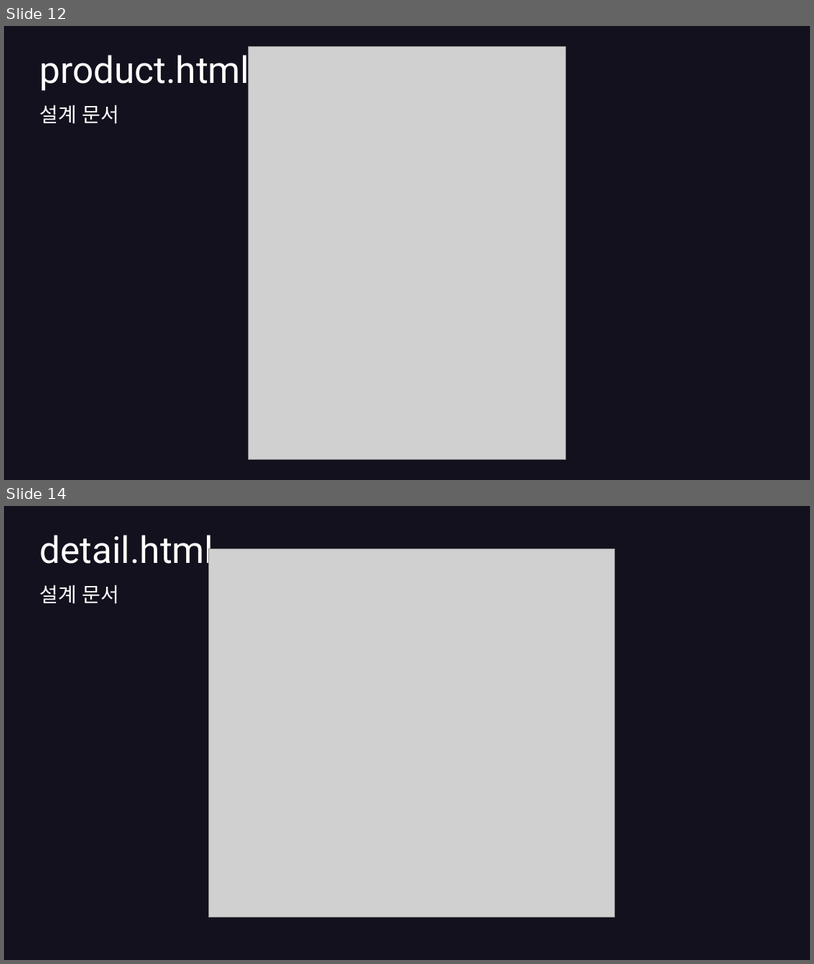
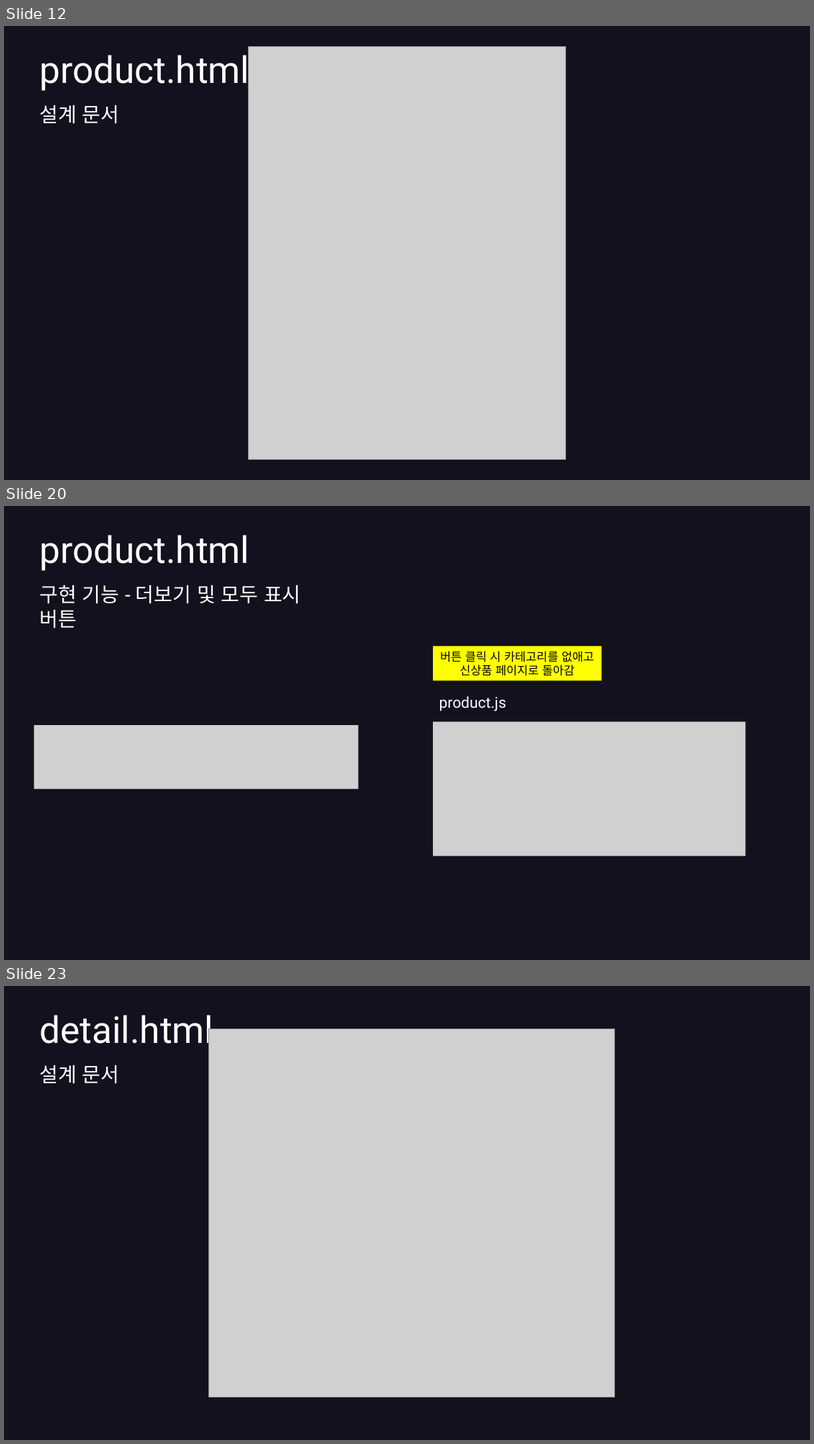
Before and after one commit to hyunkyumlee/FrontProject, a slide deck: 발표 자료/푸마_발표ppt.pptx. Shown one above the other, each under a label of ours: slides 12 and 14 before the commit, slides 12, 20 and 23 after it; the slides between them are not shown. The pictures are 814x964 and 814x1444 pixels, drawn with LibreOffice and Linux fonts; fonts in the diff are those of the drawing; grey boxes stand for pictures. Boxes give left, top, right and bottom in pixels: in the first picture for what was removed or moved away, otherwise in the second. Text is boxed around its words. In the diff, an @@ line names an element or a change of style, - is before the commit and + after.

```diff
--- a/발표 자료/푸마_발표ppt.pptx
+++ b/발표 자료/푸마_발표ppt.pptx
@@ slide 20 added at (x1=4, y1=506, x2=810, y2=960), background #13111D @@
@@ title added at (x1=40, y1=535, x2=250, y2=571), 44 pt, text #FFFFFF @@
+product.html
@@ text added at (x1=40, y1=585, x2=301, y2=628), 24 pt, text #FFFFFF @@
+구현 기능 - 더보기 및 모두 표시 버튼
@@ rectangle added at (x1=434, y1=646, x2=602, y2=680), fill #FFFF00, 14 pt, text #000000 @@
+버튼 클릭 시 카테고리를 없애고 신상품 페이지로 돌아감
@@ text added at (x1=440, y1=696, x2=507, y2=711), 18 pt, text #FFFFFF @@
+product.js
@@ picture added at (x1=434, y1=721, x2=746, y2=856) @@
@@ picture added at (x1=34, y1=725, x2=359, y2=788) @@
@@ what was slide 14 is now slide 23 @@
```
Also in this commit, not shown: 2 slides changed, 8 other slides added, 1 other file.
